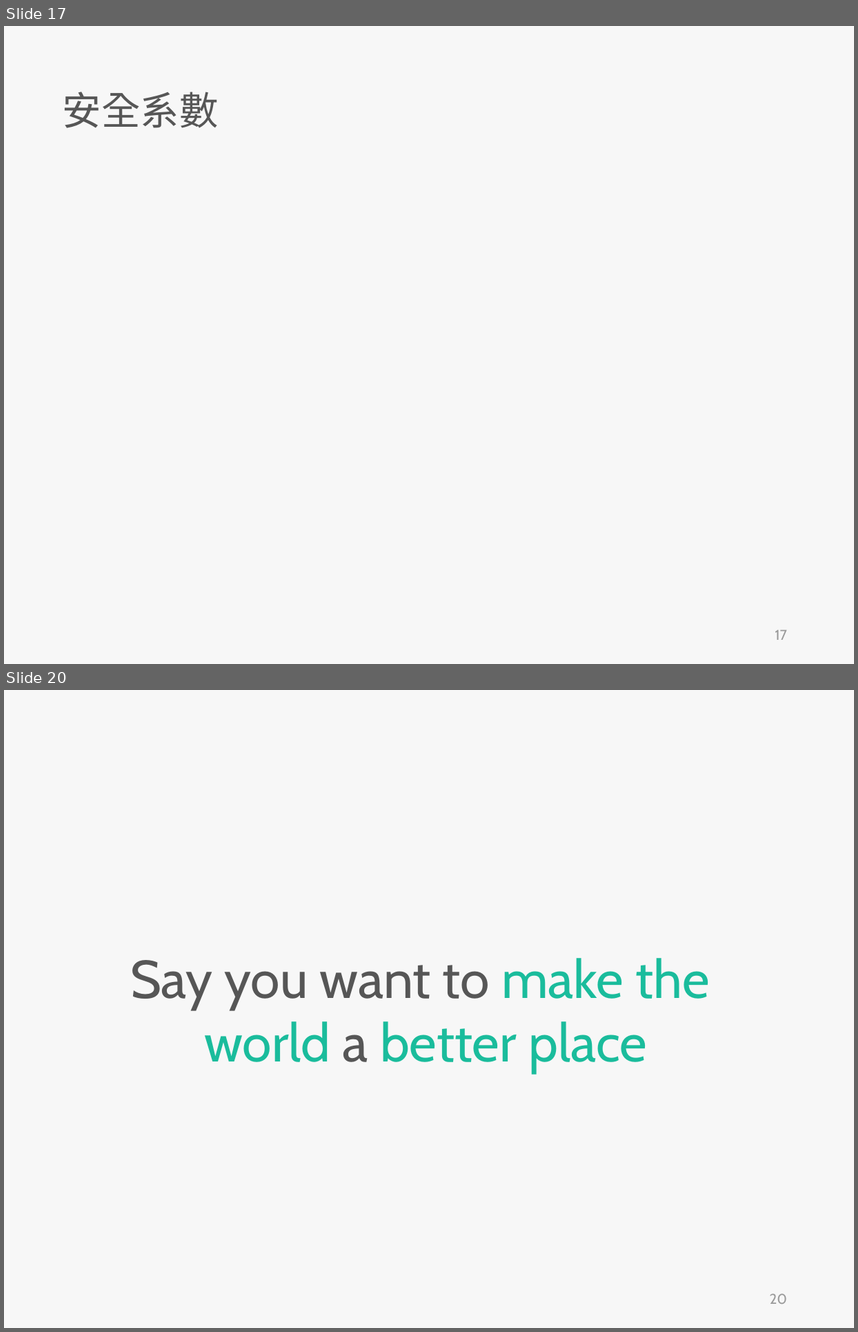
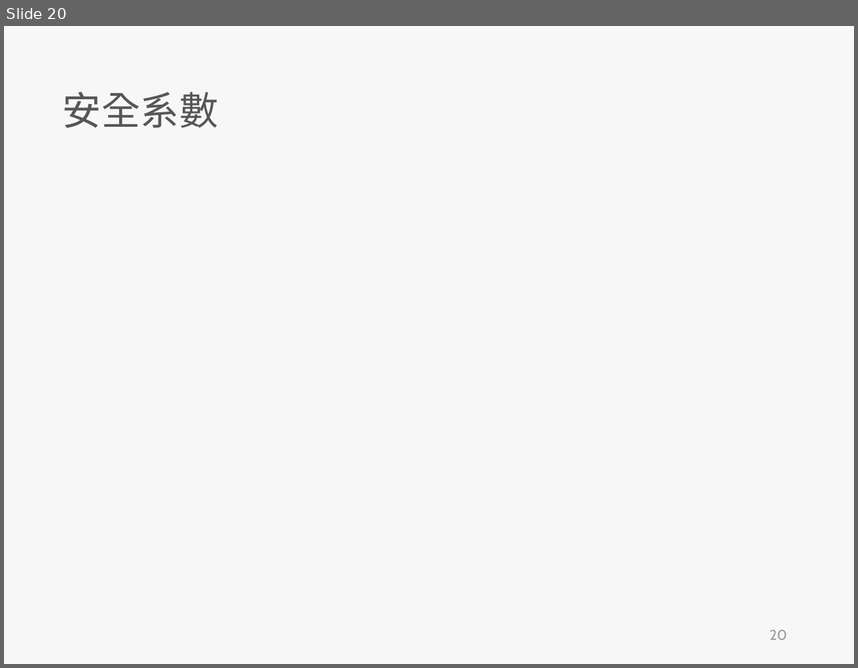
Before and after one commit to skyran1278/VbaProject, a slide deck: 20180126_SmartSplice/20180808_Meeting/SmartSplice.pptx. Shown one above the other, each under a label of ours: slides 17 and 20 before the commit, slide 20 after it; the slides between them are not shown. The pictures are 858x1332 and 858x668 pixels, drawn with LibreOffice and Linux fonts; fonts in the diff are those of the drawing. Boxes give left, top, right and bottom in pixels: in the first picture for what was removed or moved away, otherwise in the second. Text is boxed around its words. In the diff, an @@ line names an element or a change of style, - is before the commit and + after.

```diff
--- a/20180126_SmartSplice/20180808_Meeting/SmartSplice.pptx
+++ b/20180126_SmartSplice/20180808_Meeting/SmartSplice.pptx
@@ slide 20 removed at (x1=4, y1=690, x2=854, y2=1328), background #F7F7F7 @@
@@ text removed at (x1=130, y1=958, x2=709, y2=1074) @@
-Say you want to make the
-world a better place
@@ page number removed at (x1=770, y1=1293, x2=787, y2=1303) @@
-20
@@ what was slide 17 is now slide 20 @@
@@ page number at (x1=770, y1=629, x2=787, y2=639): text changed @@
-17
+20
```
Also in this commit, not shown: 3 slides changed, 7 slides added, 4 other slides removed, 2 other files.
